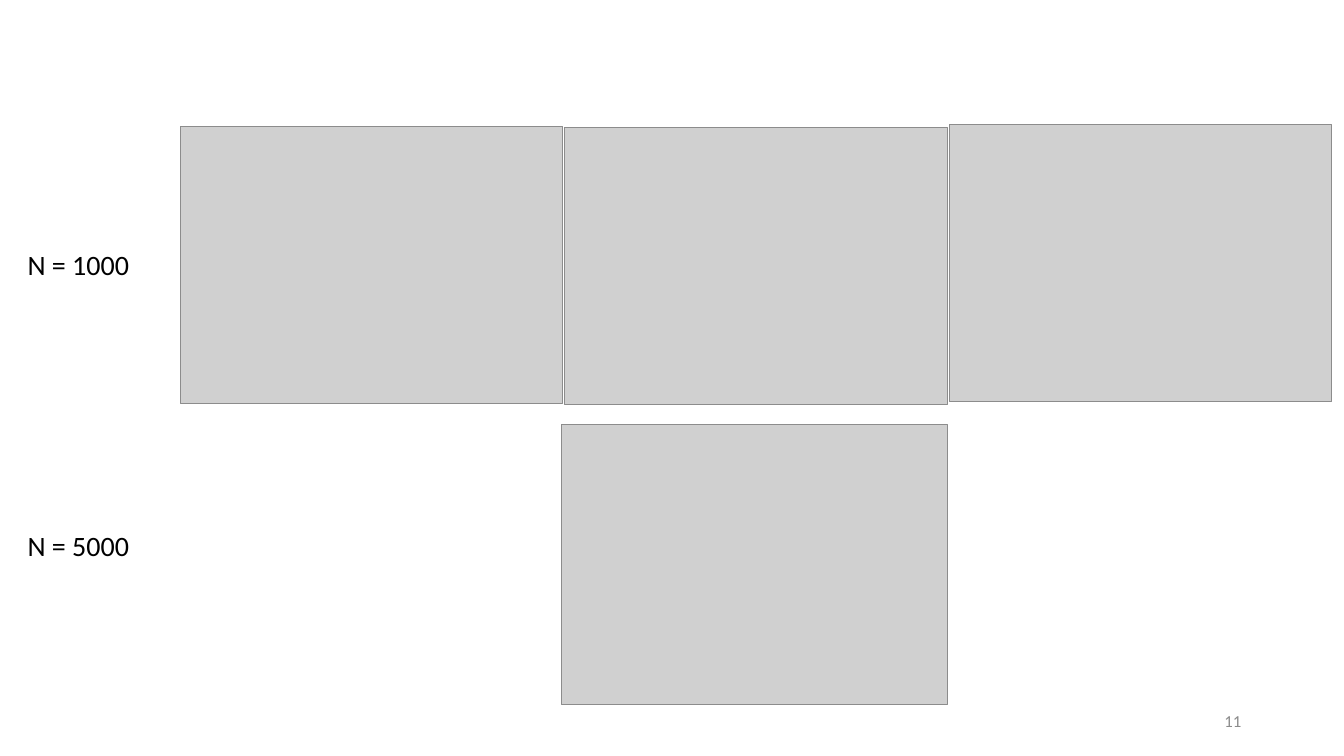
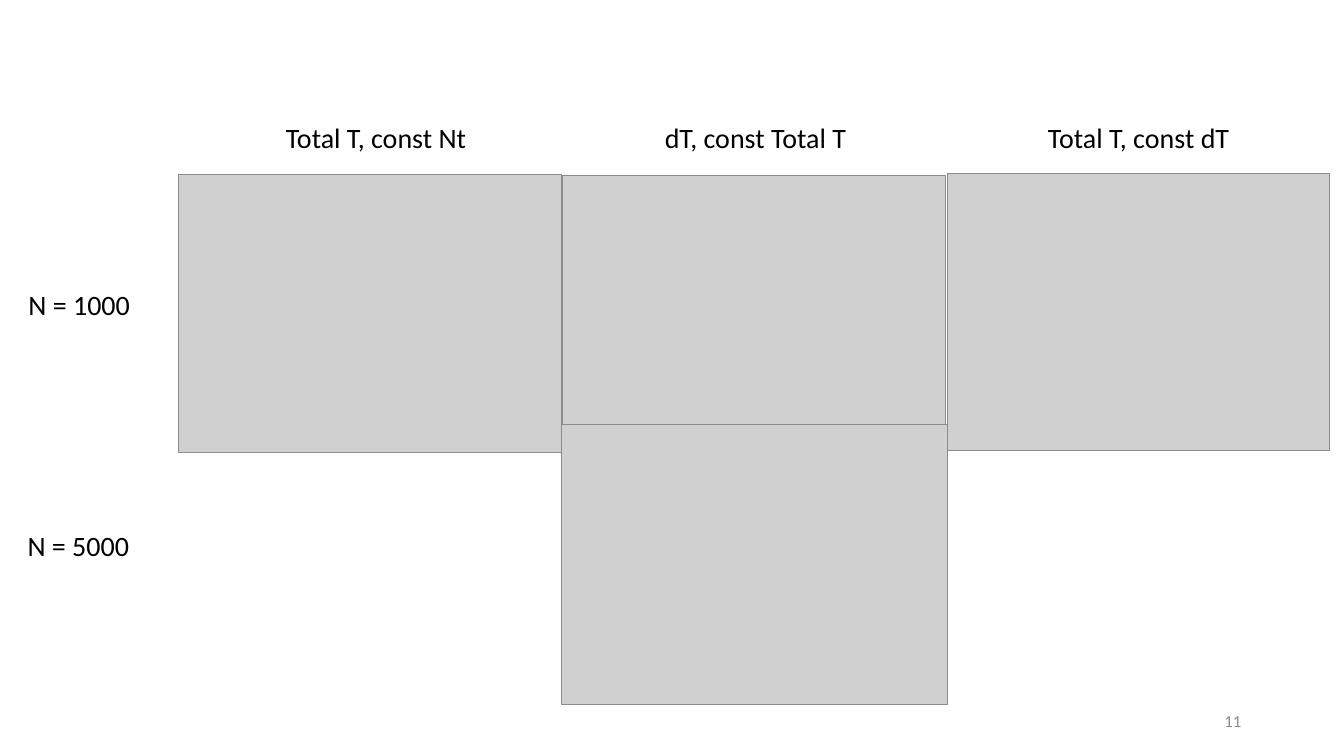
Before and after one commit to tyokokur/presentations, a slide deck: slide 11 of NAF.pptx. Drawn at 1344x756 pixels with LibreOffice and Linux fonts; fonts in the diff are those of the drawing; grey boxes stand for pictures; background and template pictures are left out. Boxes give left, top, right and bottom in pixels: in the first picture for what was removed or moved away, otherwise in the second. Text is boxed around its words. In the diff, an @@ line names an element or a change of style, - is before the commit and + after.

```diff
--- a/NAF.pptx
+++ b/NAF.pptx
@@ text added at <box>286,128,466,152</box>, 20 pt, text #000000 @@
+Total T, const Nt
@@ text added at <box>665,128,846,152</box>, 20 pt, text #000000 @@
+dT, const Total T
@@ text added at <box>1048,128,1229,152</box>, 20 pt, text #000000 @@
+Total T, const dT
@@ 3 pictures: place and size @@
-3 pictures at <box>180,125,1332,404</box>
+3 pictures at <box>178,173,1330,454</box>
@@ text "N = 1000": place and size @@
-text "N = 1000" at <box>28,257,129,276</box>
+text "N = 1000" at <box>28,297,130,316</box>
```
Also in this commit, not shown: 2 other slides changed.
